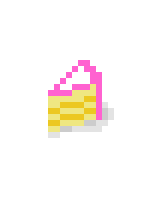
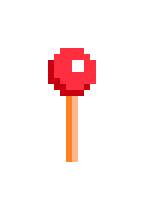
Two versions of the same layered image (144x216). Layer-by-layer changes:
renamed "cake" to "new", painted on it over [48, 48, 114, 162]
